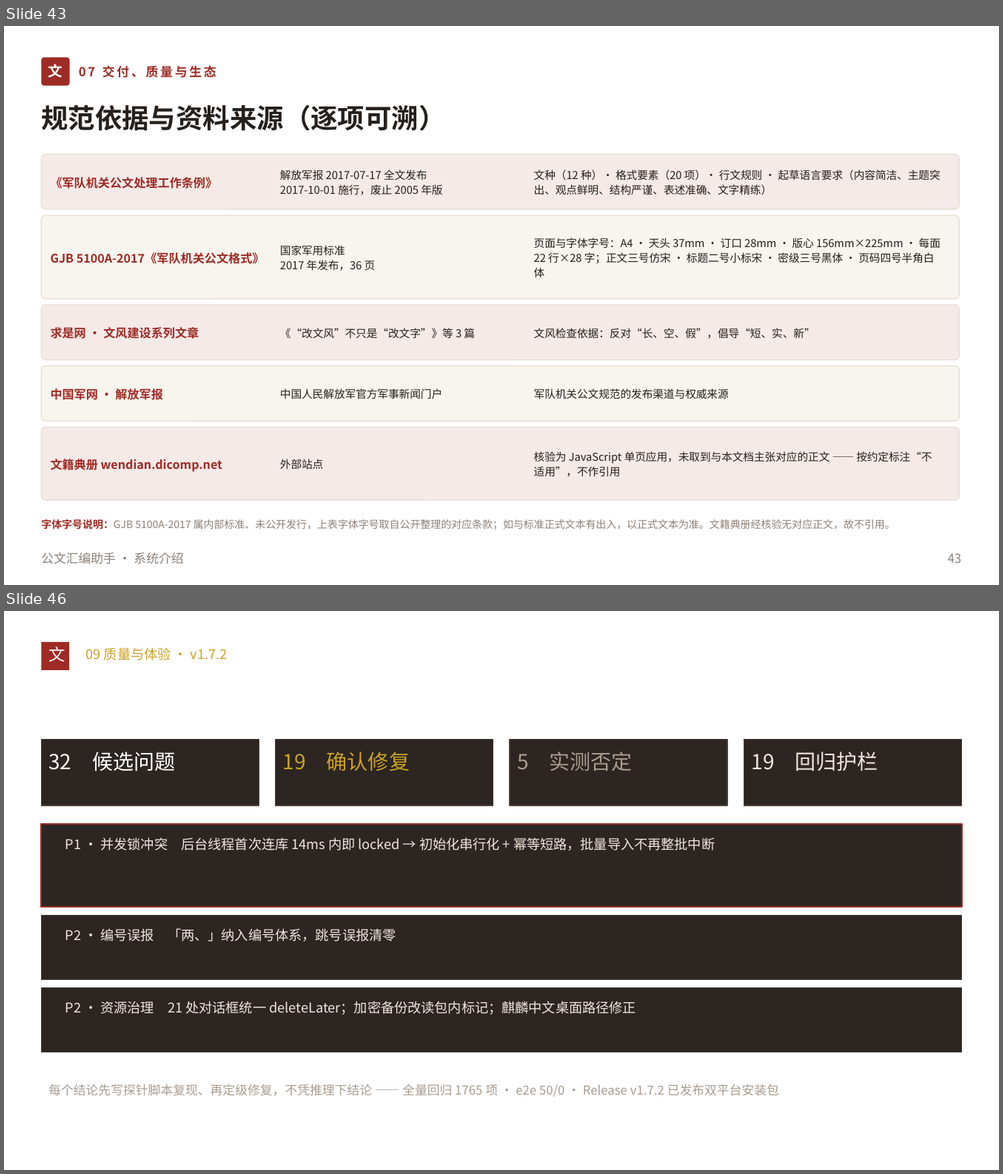
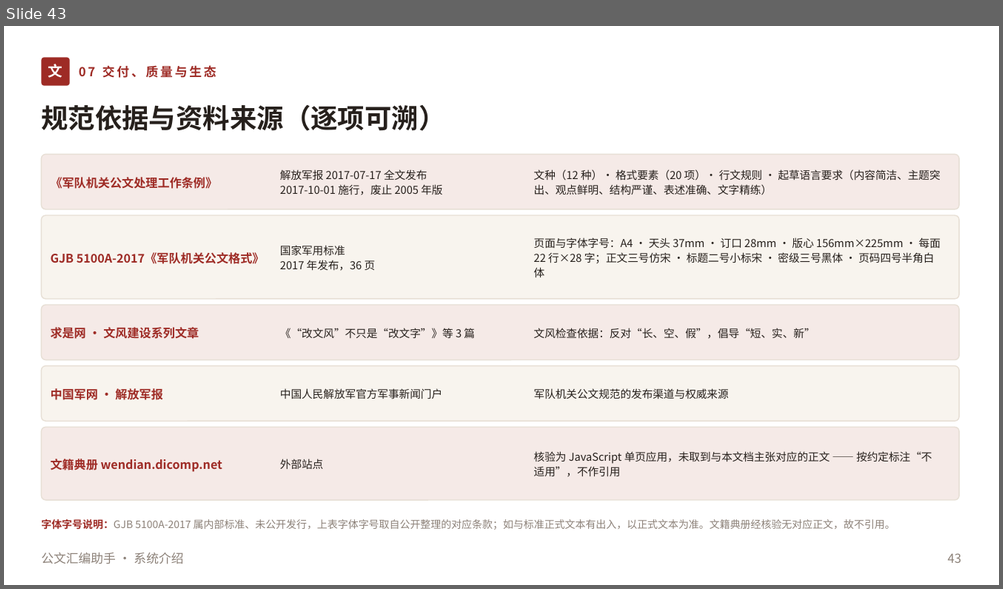
Before and after one commit to lzh745200/gwtool, a slide deck: doc/公文汇编助手-系统介绍.pptx. Shown one above the other, each under a label of ours: slides 43 and 46 before the commit, slide 43 after it; the slides between them are not shown. The pictures are 1003x1174 and 1003x589 pixels, drawn with LibreOffice and Linux fonts; fonts in the diff are those of the drawing. Boxes give left, top, right and bottom in pixels: in the first picture for what was removed or moved away, otherwise in the second. Text is boxed around its words. In the diff, an @@ line names an element or a change of style, - is before the commit and + after.

Commit message:
﻿feat(v1.18.0): 全面收口——代码审计修复、前后端对齐、文档/PPT 更新、清理与重建
审计（三方只读 + Lead 复验）
- UI↔core/DB：23 个 ui 模块、189 条 import、272 个符号、26 个对话框全部通过；
  阻塞 0 / 一般 2 / 观察 4
- 文档：版本四处一致；7 处口径修正
- 死代码：无可删模块（99 模块 98 可达，唯一不可达是包标记）；删 7 项零引用代码

代码修复
- 参考面板 severity 改为读后端 c.severity（不再按 confidence 二分），与校对对话框统一
- 增强包导入/卸载时开关持久化失败改为界面明示（不再只写日志）
- 模板编辑器新增「目录层级」下拉（1/2/3，默认 2），接入 toc_max_level；提示文案同步
- UI 不再 import core 私有 _text_to_tree：新增公开 importer.text_to_tree()
- 补上「输出预览」缺失接线：一键汇编生成 A4 后渲染到 EditorPanel.show_pdf
- 删除零引用死代码：logs._format_exc、main_window._wait_for_background_threads、
  screenfit.available_rect/uninstall_dialog_autofit、csc_gec.GecError、
  dao.list_wordlist_sources/set_wordlist_source_enabled/count_dictionary_by_source、
  import_material_dir 死变量 ok
- 长期 skip 且断言相反的用例改写为真跑契约用例；.gitignore 增 *.log

文档/PPT
- doc/README：补 v1.15/1.16/1.17 功能、文档索引、机构沿革 51、边界改 v1.17 口径、用例数
- 能力基线补 462,560/456,842 口径说明；AGENTS 死链修正；结构说明更新为 99 模块/
  3.84 万行/ui 23/tests 124/2899 用例，并补 v1.8–v1.17 新增模块清单
- 26 个文件构建机路径脱敏；打包门禁同时匹配 / 与 \（含 PPT 脚本）
- PPT：版本 v1.18.0、38400 行、2898 用例、119.8 万字语料、30+ 模块；新增 v1.15/v1.16/v1.17
  三页；输出路径改 path.join(__dirname,...)；重生成 48 页
- 归档 4 份零引用历史文档到 doc/archive/（其余因仍被引用保留）

验证
- pytest 2899 passed / 15 skipped / exit 0；ruff 全绿；e2e 55/55
- eval base 3/3；真实语料 E3a 0.00 处/万字、E5 16.7 ms/千字；E7 F0.5=100%
- PPT node build.js 成功（48 slides）；packaging 24 passed

```diff
--- a/doc/公文汇编助手-系统介绍.pptx
+++ b/doc/公文汇编助手-系统介绍.pptx
@@ slide 46 removed at bbox=[4, 611, 999, 1170], background #FFFFFF @@
@@ rectangle removed at bbox=[41, 642, 70, 671] @@
@@ text removed at bbox=[48, 647, 65, 662] @@
-文
@@ text removed at bbox=[86, 647, 227, 661] @@
-09 质量与体验 · v1.7.2
@@ rectangle removed at bbox=[41, 739, 259, 806] @@
@@ rectangle removed at bbox=[276, 739, 493, 806] @@
@@ rectangle removed at bbox=[510, 739, 728, 806] @@
@@ rectangle removed at bbox=[744, 739, 962, 806] @@
@@ text removed at bbox=[48, 752, 175, 772] @@
-32 候选问题
@@ text removed at bbox=[283, 752, 410, 771] @@
-19 确认修复
@@ text removed at bbox=[517, 752, 632, 771] @@
-5 实测否定
@@ text removed at bbox=[751, 752, 878, 772] @@
-19 回归护栏
@@ rectangle removed at bbox=[41, 824, 962, 907] @@
@@ text removed at bbox=[65, 837, 714, 851] @@
-P1 · 并发锁冲突 后台线程首次连库 14ms 内即 locked → 初始化串行化 + 幂等短路，批量导入不再整批中断
@@ rectangle removed at bbox=[41, 915, 962, 980] @@
@@ text removed at bbox=[65, 928, 396, 942] @@
-P2 · 编号误报 「两、」纳入编号体系，跳号误报清零
@@ rectangle removed at bbox=[41, 988, 962, 1053] @@
@@ text removed at bbox=[65, 1001, 636, 1015] @@
-P2 · 资源治理 21 处对话框统一 deleteLater；加密备份改读包内标记；麒麟中文桌面路径修正
@@ text removed at bbox=[48, 1085, 779, 1097] @@
-每个结论先写探针脚本复现、再定级修复，不凭推理下结论 —— 全量回归 1765 项 · e2e 50/0 · Release v1.7.2 已发布双平台安装包
```
Also in this commit, not shown: 9 slides changed, 3 slides added, 1 other slide removed, 36 other files.
